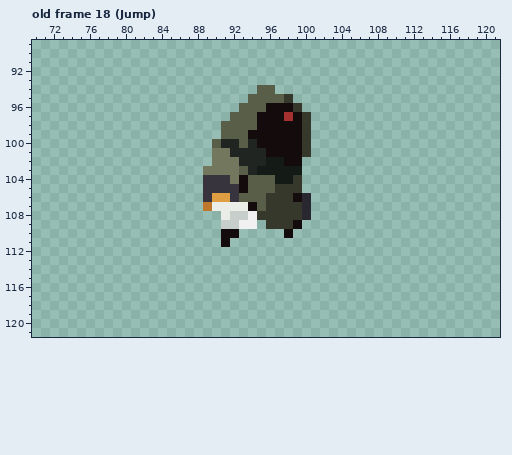
Pixel-art file, stored at tfg/Assets/Enemies/Dagger Bandit/Dagger Bandit.aseprite. The picture above is the old version.
192x192 pixels, 96 frames. Shown: old frame 18 (Jump): x 70..121, y 89..121. The commit also changed other frames, which this record leaves out.
The same view after the edit:
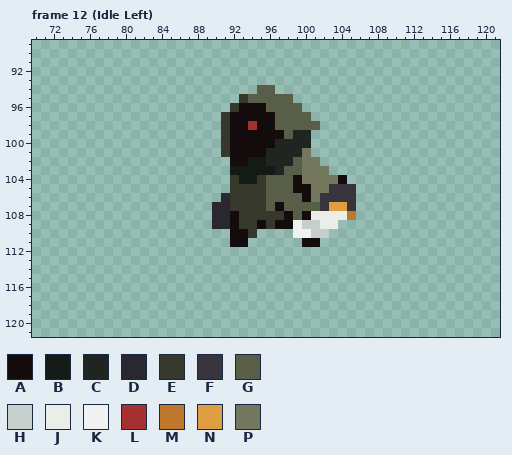
Palette (. is transparent): A #140c0c  B #141a15  C #202521  D #29272f  E #35382b  F #38343e  G #595e48  H #c7cfcc  J #ebede9  K #f1f1f1  L #a53030  M #be772b  N #de9e41  P #73775e
A new or re-ordered frame is compared with the old frame closest to it.
Diff:
frames 96 -> 191
--- frame 12 (Idle Left) is new; against old frame 18 (Jump)
@@ x 87..107 @@
  94 ........GG...........
- 95 .......GGGGE.........
- 96 ......GGGAAAE........
- 97 .....GGGAAALAE.......
- 98 ....GGGGAAAAAE.......
- 99 ....GGGAAAAAAE.......
-100 ...GCCGCAAAAAE.......
-101 ...PPCCCCAAAAE.......
-102 ...PPPCCCBBAA........
-103 ..PPPPGCBBBBB........
-104 ..FFFPAGGGBBE........
-105 ..FFFFAGGGEEE........
-106 ..FNNFGGGEEEAD.......
-107 ..MJJJJAGEEEED.......
-108 ....JHHKEEEEED.......
-109 ....HHKK.EEEA........
-110 ....AA.....A.........
-111 ....A................
+ 95 ......EGGGGG.........
+ 96 .....EAAAGGGG........
+ 97 ....EAAAAAGGGG.......
+ 98 ....EAALAAGGGGG......
+ 99 ....EAAAAAAGCC.......
+100 ....EAAAAACCCC.......
+101 ....EAAAACCCCP.......
+102 .....AABBCCCGPP......
+103 .....BBBBBCGGPPP.....
+104 .....EBBEGGGAPPPPA...
+105 .....EEEEGGGAAPPFFF..
+106 ....DEEEEGGGGAPFFFF..
+107 ...DDEEEEGAGGGGFNNF..
+108 ...DDAEEEEEAGAJJJJM..
+109 ...DDAEEAEAAKHHJJ....
+110 .....AAE....KKHH.....
+111 .....AA......AA......
 112 .....................
Changed places in both pictures, as pixel boxes (x1, y1, x2, y2):
changed: (203, 94, 356, 247)
